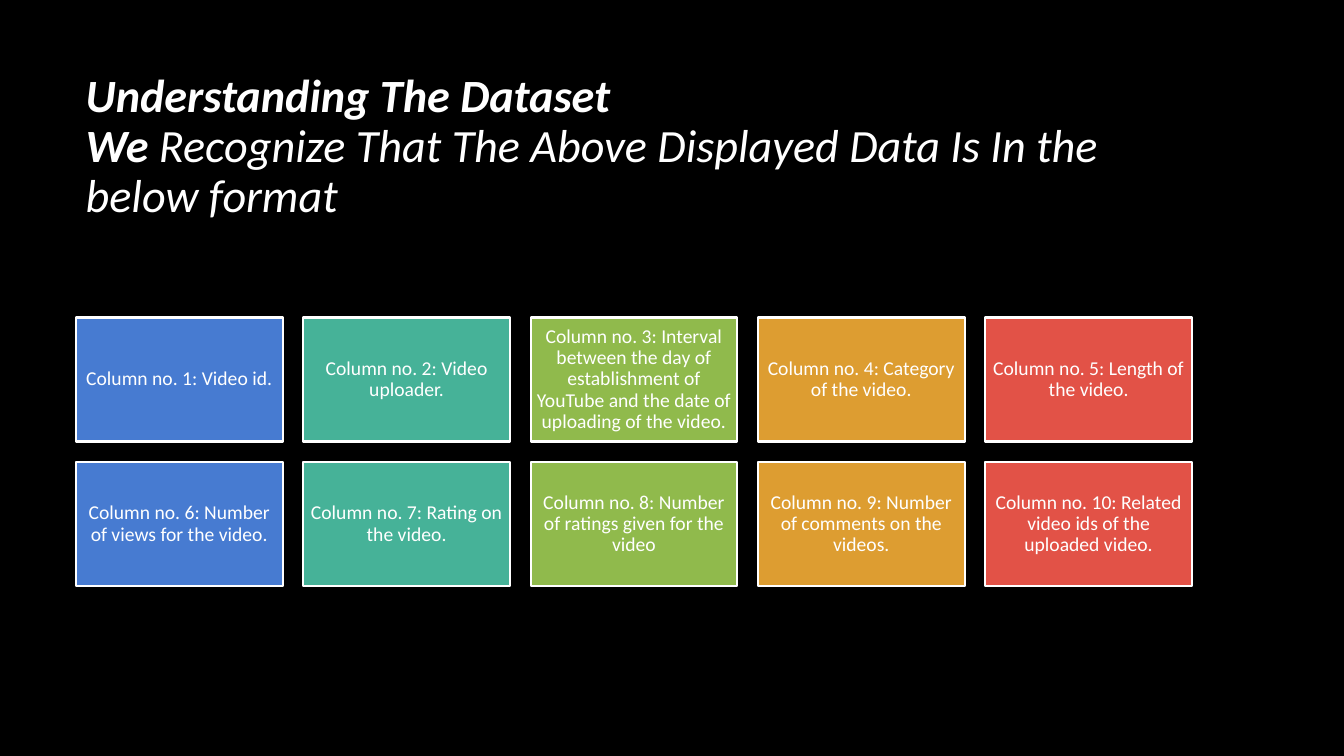
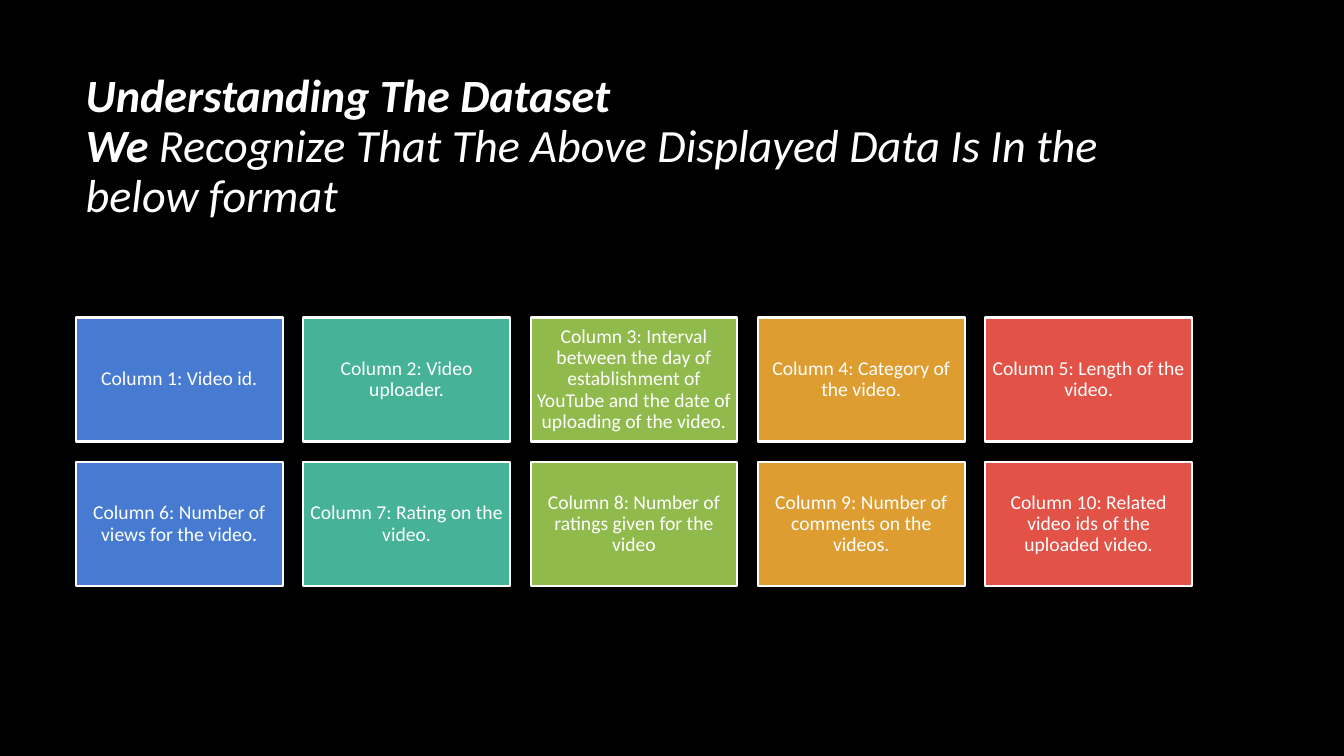
Before and after one commit to EvanGrill/CS436_Big_Data_Systems, a slide deck: slide 7 of doc/CS436-636_ProjectPresentation.pptx. Drawn at 1344x756 pixels with LibreOffice and Linux fonts; fonts in the diff are those of the drawing; background and template pictures are left out. Boxes give left, top, right and bottom in pixels: in the first picture for what was removed or moved away, otherwise in the second. Text is boxed around its words. In the diff, an @@ line names an element or a change of style, - is before the commit and + after.

```diff
--- a/doc/CS436-636_ProjectPresentation.pptx
+++ b/doc/CS436-636_ProjectPresentation.pptx
@@ text at <box>537,329,730,432</box>: text changed @@
-Column no. 3: Interval between the day of establishment of YouTube and the date of uploading of the video.
+Column 3: Interval between the day of establishment of YouTube and the date of uploading of the video.
@@ text at <box>101,371,257,385</box>: text changed @@
-Column no. 1: Video id.
+Column 1: Video id.
@@ text at <box>341,361,472,399</box>: text changed @@
-Column no. 2: Video uploader.
+Column 2: Video uploader.
@@ text at <box>772,361,950,396</box>: text changed @@
-Column no. 4: Category of the video.
+Column 4: Category of the video.
@@ text at <box>993,361,1185,396</box>: text changed @@
-Column no. 5: Length of the video.
+Column 5: Length of the video.
@@ text at <box>93,505,265,541</box>: text changed @@
-Column no. 6: Number of views for the video.
+Column 6: Number of views for the video.
@@ text at <box>310,505,503,541</box>: text changed @@
-Column no. 7: Rating on the video.
+Column 7: Rating on the video.
@@ text at <box>548,495,719,551</box>: text changed @@
-Column no. 8: Number of ratings given for the video
+Column 8: Number of ratings given for the video
@@ text at <box>775,495,947,551</box>: text changed @@
-Column no. 9: Number of comments on the videos.
+Column 9: Number of comments on the videos.
@@ text at <box>1011,495,1166,554</box>: text changed @@
-Column no. 10: Related video ids of the uploaded video.
+Column 10: Related video ids of the uploaded video.
```
Also in this commit, not shown: 1 other file.
